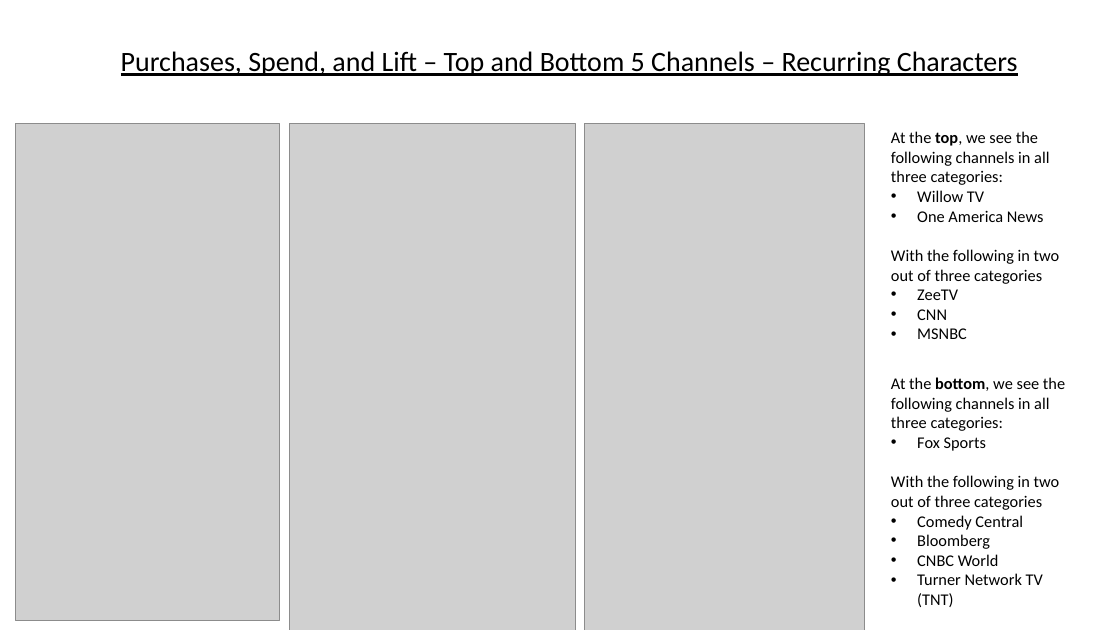
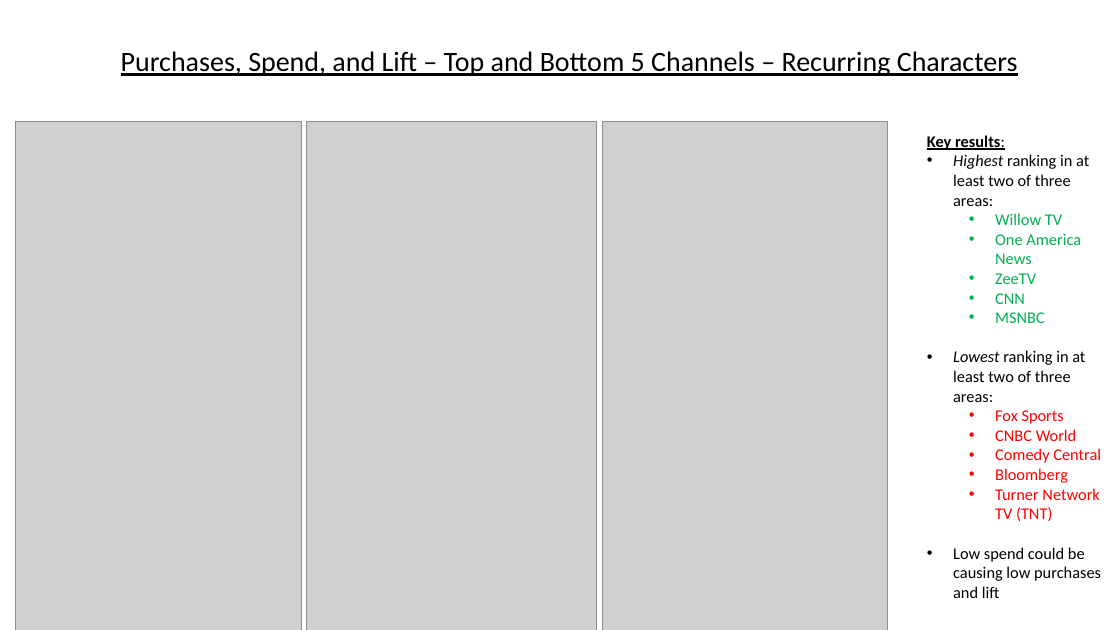
Before and after one commit to papir805/telepulse_ad_campaign_report, a slide deck: slide 4 of companyxyz_presentation.pptx. Drawn at 1120x630 pixels with LibreOffice and Linux fonts; fonts in the diff are those of the drawing; grey boxes stand for pictures. Boxes give left, top, right and bottom in pixels: in the first picture for what was removed or moved away, otherwise in the second. Text is boxed around its words. In the diff, an @@ line names an element or a change of style, - is before the commit and + after.

```diff
--- a/companyxyz_presentation.pptx
+++ b/companyxyz_presentation.pptx
@@ picture: place and size @@
-picture at [15, 124, 280, 621]
+picture at [15, 122, 301, 630]
@@ picture: place and size @@
-picture at [289, 124, 576, 630]
+picture at [307, 122, 597, 630]
@@ picture: place and size @@
-picture at [585, 124, 865, 630]
+picture at [602, 122, 887, 630]
@@ text "Key results:": place and size @@
-text "Key results:" at [891, 131, 1060, 339]
+text "Key results:" at [927, 135, 1101, 598]
@@ text at [927, 135, 1089, 206]: text changed @@
-At the top, we see the following channels in all three categories:
+Key results:
+• Highest ranking in at least two of three areas:
@@ text at [995, 213, 1081, 323]: text colour #000000 to #00B050 in "Willow TV", "One America News", "ZeeTV", "CNN" and 1 more places; list level 1 to 2 in "Willow TV"; list level 1 to 2 in "One America News"; list level 1 to 2 in "ZeeTV"; list level 1 to 2 in "CNN"; list level 1 to 2 in "MSNBC" @@
@@ text at [891, 249, 1060, 284]: paragraph removed @@
-With the following in two out of three categories
@@ text at [953, 350, 1101, 598]: paragraphs added @@
+• Lowest ranking in at least two of three areas:
+  • Fox Sports
+  • CNBC World
+  • Comedy Central
+  • Bloomberg
+  • Turner Network TV (TNT)
+• Low spend could be causing low purchases and lift
@@ text removed at [891, 377, 1065, 607] @@
-At the bottom, we see the following channels in all three categories:
-• Fox Sports
-With the following in two out of three categories
-• Comedy Central
-• Bloomberg
-• CNBC World
-• Turner Network TV (TNT)
```
Also in this commit, not shown: 16 other slides changed, 1 slide added, 1 slide removed, 17 other files.
